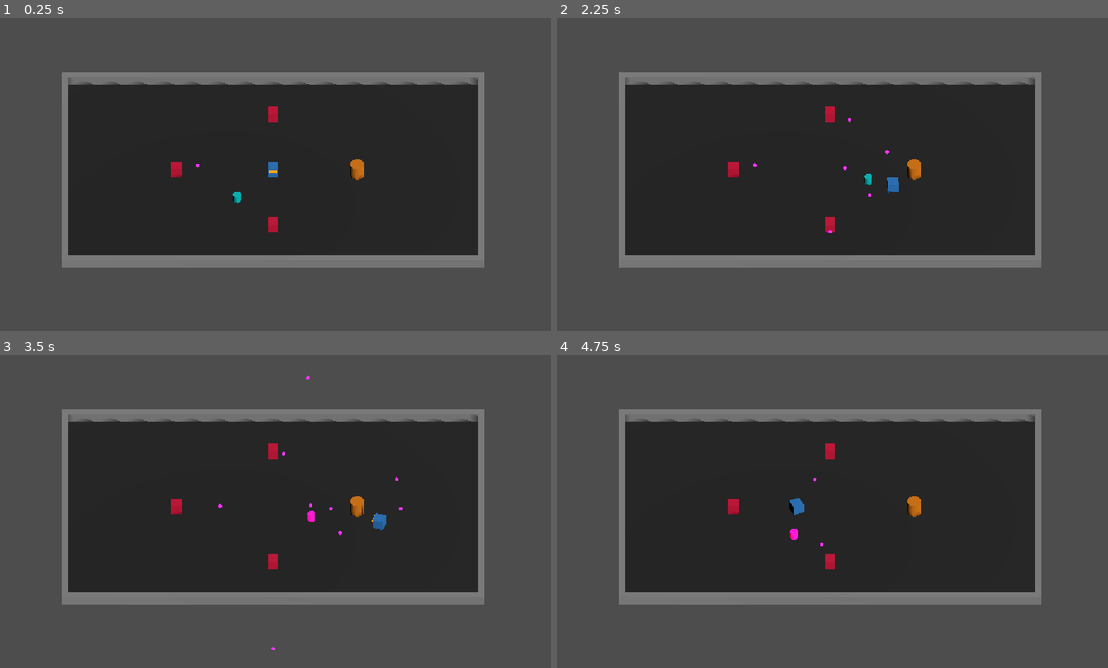
Above: before the commit, frames 1-4 (two rows, left to right).
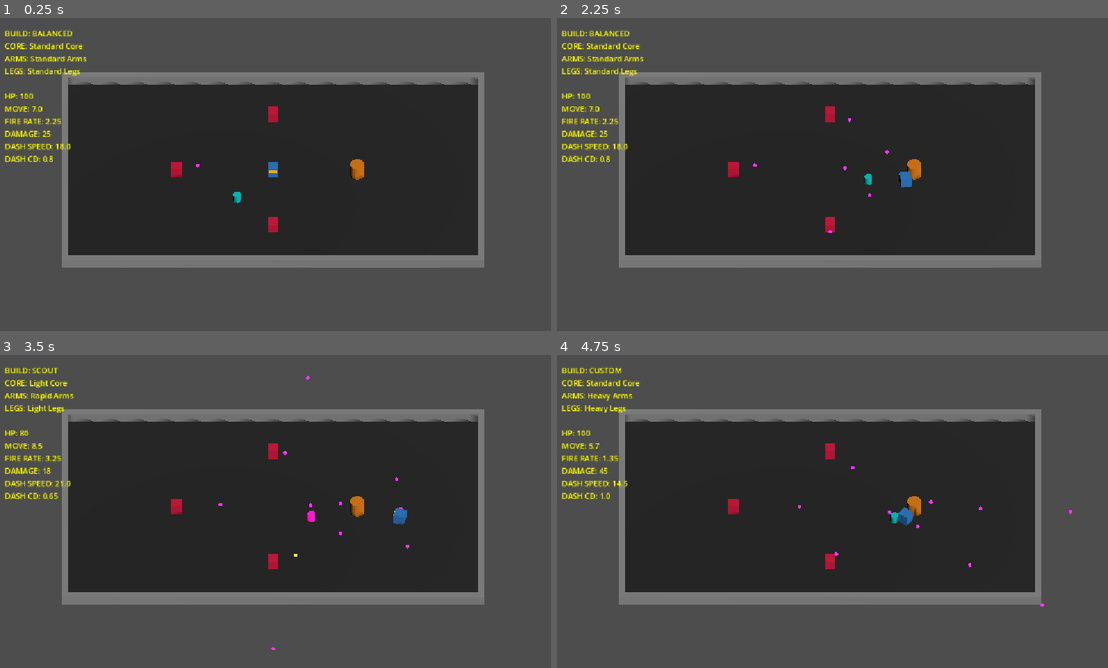
Above: after the commit, the same moments.

Repository: zwordup-sudo/BotArena
Game: Godot game, scene res://scenes/main_3d.tscn
Same seed, same stepped clock (60 frames per second), same inputs: the game is played once before the commit and once after it. The project has no main scene, so this scene is started directly.
Inputs (mouse positions are in pixels of both pictures, inside the frame that each line leads up to):
- Up to frame 1 (0.25 s): no input
- Up to frame 2 (2.25 s): tap Enter at 0.5 s; move the mouse to (953, 158) at 0.52 s; press the mouse at (953, 158) at 0.53 s; hold D (move_right) 0.53-1.25 s; tap Space (dash) at 0.8, 2 s; release the mouse at (953, 158) at 1.25 s; drag from (716, 190) to (804, 237) at 1.27 s; move the mouse to (887, 105) at 2.02 s; hold D (move_right) from 2.03 s (still down); tap 1 at 2.1 s
- Up to frame 3 (3.5 s): tap 2 at 2.3 s; release D (move_right) at 2.75 s; drag from (247, 574) to (104, 464) at 2.77 s
- Up to frame 4 (4.75 s): move the mouse to (997, 558) at 3.52 s; hold A (move_left) 3.53-4.25 s; tap 3 at 3.6 s; tap 4 at 3.8 s; drag from (661, 464) to (744, 433) at 4.27 s

The runs differ from the first frame. In frame 1, 1.3% of the frame differs, in the area x 0-16%, y 3-46%; in frame 2, 1.5%; in frame 3, 1.4%; in frame 4, 1.6%, in the area x 0-94%, y 3-81%.

Commit message:
feat: add hybrid modular bot builds

Diff:
--- /dev/null
+++ b/resources/builds/balanced_build.tres
@@ -0,0 +1,12 @@
+[gd_resource type="Resource" script_class="BotBuild" load_steps=5 format=3]
+
+[ext_resource type="Resource" path="res://resources/parts/core/standard_core.tres" id="1_core"]
+[ext_resource type="Resource" path="res://resources/parts/arms/standard_arms.tres" id="2_arms"]
+[ext_resource type="Resource" path="res://resources/parts/legs/standard_legs.tres" id="3_legs"]
+[ext_resource type="Script" path="res://scripts/data/bot_build.gd" id="4_botbuild"]
+
+[resource]
+script = ExtResource("4_botbuild")
+core = ExtResource("1_core")
+arms = ExtResource("2_arms")
+legs = ExtResource("3_legs")
--- /dev/null
+++ b/resources/builds/heavy_build.tres
@@ -0,0 +1,12 @@
+[gd_resource type="Resource" script_class="BotBuild" load_steps=5 format=3]
+
+[ext_resource type="Resource" path="res://resources/parts/core/heavy_core.tres" id="1_core"]
+[ext_resource type="Resource" path="res://resources/parts/arms/heavy_arms.tres" id="2_arms"]
+[ext_resource type="Resource" path="res://resources/parts/legs/heavy_legs.tres" id="3_legs"]
+[ext_resource type="Script" path="res://scripts/data/bot_build.gd" id="4_botbuild"]
+
+[resource]
+script = ExtResource("4_botbuild")
+core = ExtResource("1_core")
+arms = ExtResource("2_arms")
+legs = ExtResource("3_legs")
--- /dev/null
+++ b/resources/builds/scout_build.tres
@@ -0,0 +1,12 @@
+[gd_resource type="Resource" script_class="BotBuild" load_steps=5 format=3]
+
+[ext_resource type="Resource" path="res://resources/parts/core/light_core.tres" id="1_core"]
+[ext_resource type="Resource" path="res://resources/parts/arms/rapid_arms.tres" id="2_arms"]
+[ext_resource type="Resource" path="res://resources/parts/legs/light_legs.tres" id="3_legs"]
+[ext_resource type="Script" path="res://scripts/data/bot_build.gd" id="4_botbuild"]
+
+[resource]
+script = ExtResource("4_botbuild")
+core = ExtResource("1_core")
+arms = ExtResource("2_arms")
+legs = ExtResource("3_legs")
--- /dev/null
+++ b/resources/builds/standard_bot_build.tres
@@ -0,0 +1,12 @@
+[gd_resource type="Resource" script_class="BotBuild" load_steps=5 format=3]
+
+[ext_resource type="Resource" path="res://resources/parts/core/standard_core.tres" id="1_core"]
+[ext_resource type="Resource" path="res://resources/parts/arms/standard_arms.tres" id="2_arms"]
+[ext_resource type="Resource" path="res://resources/parts/legs/standard_legs.tres" id="3_legs"]
+[ext_resource type="Script" path="res://scripts/data/bot_build.gd" id="4_botbuild"]
+
+[resource]
+script = ExtResource("4_botbuild")
+core = ExtResource("1_core")
+arms = ExtResource("2_arms")
+legs = ExtResource("3_legs")
--- /dev/null
+++ b/resources/parts/arms/heavy_arms.tres
@@ -0,0 +1,17 @@
+[gd_resource type="Resource" script_class="PartData" load_steps=2 format=3]
+
+[ext_resource type="Script" path="res://scripts/data/part_data.gd" id="1_partdata"]
+
+[resource]
+script = ExtResource("1_partdata")
+id = "heavy_arms"
+display_name = "Heavy Arms"
+slot = 1
+system = "Standard"
+max_health = 0.0
+fire_rate = 1.35
+projectile_damage = 45.0
+movement_speed = 0.0
+dash_speed = 0.0
+dash_duration = 0.0
+dash_cooldown = 0.0
--- /dev/null
+++ b/resources/parts/arms/rapid_arms.tres
@@ -0,0 +1,17 @@
+[gd_resource type="Resource" script_class="PartData" load_steps=2 format=3]
+
+[ext_resource type="Script" path="res://scripts/data/part_data.gd" id="1_partdata"]
+
+[resource]
+script = ExtResource("1_partdata")
+id = "rapid_arms"
+display_name = "Rapid Arms"
+slot = 1
+system = "Standard"
+max_health = 0.0
+fire_rate = 3.25
+projectile_damage = 18.0
+movement_speed = 0.0
+dash_speed = 0.0
+dash_duration = 0.0
+dash_cooldown = 0.0
--- /dev/null
+++ b/resources/parts/arms/standard_arms.tres
@@ -0,0 +1,17 @@
+[gd_resource type="Resource" script_class="PartData" load_steps=2 format=3]
+
+[ext_resource type="Script" path="res://scripts/data/part_data.gd" id="1_partdata"]
+
+[resource]
+script = ExtResource("1_partdata")
+id = "standard_arms"
+display_name = "Standard Arms"
+slot = 1
+system = "Standard"
+max_health = 0.0
+fire_rate = 2.25
+projectile_damage = 25.0
+movement_speed = 0.0
+dash_speed = 0.0
+dash_duration = 0.0
+dash_cooldown = 0.0
--- /dev/null
+++ b/resources/parts/core/heavy_core.tres
@@ -0,0 +1,17 @@
+[gd_resource type="Resource" script_class="PartData" load_steps=2 format=3]
+
+[ext_resource type="Script" path="res://scripts/data/part_data.gd" id="1_partdata"]
+
+[resource]
+script = ExtResource("1_partdata")
+id = "heavy_core"
+display_name = "Heavy Core"
+slot = 0
+system = "Standard"
+max_health = 140.0
+fire_rate = 0.0
+projectile_damage = 0.0
+movement_speed = 0.0
+dash_speed = 0.0
+dash_duration = 0.0
+dash_cooldown = 0.0
--- /dev/null
+++ b/resources/parts/core/light_core.tres
@@ -0,0 +1,17 @@
+[gd_resource type="Resource" script_class="PartData" load_steps=2 format=3]
+
+[ext_resource type="Script" path="res://scripts/data/part_data.gd" id="1_partdata"]
+
+[resource]
+script = ExtResource("1_partdata")
+id = "light_core"
+display_name = "Light Core"
+slot = 0
+system = "Standard"
+max_health = 80.0
+fire_rate = 0.0
+projectile_damage = 0.0
+movement_speed = 0.0
+dash_speed = 0.0
+dash_duration = 0.0
+dash_cooldown = 0.0
--- /dev/null
+++ b/resources/parts/core/standard_core.tres
@@ -0,0 +1,17 @@
+[gd_resource type="Resource" script_class="PartData" load_steps=2 format=3]
+
+[ext_resource type="Script" path="res://scripts/data/part_data.gd" id="1_partdata"]
+
+[resource]
+script = ExtResource("1_partdata")
+id = "standard_core"
+display_name = "Standard Core"
+slot = 0
+system = "Standard"
+max_health = 100.0
+fire_rate = 0.0
+projectile_damage = 0.0
+movement_speed = 0.0
+dash_speed = 0.0
+dash_duration = 0.0
+dash_cooldown = 0.0
--- /dev/null
+++ b/resources/parts/legs/heavy_legs.tres
@@ -0,0 +1,17 @@
+[gd_resource type="Resource" script_class="PartData" load_steps=2 format=3]
+
+[ext_resource type="Script" path="res://scripts/data/part_data.gd" id="1_partdata"]
+
+[resource]
+script = ExtResource("1_partdata")
+id = "heavy_legs"
+display_name = "Heavy Legs"
+slot = 2
+system = "Standard"
+max_health = 0.0
+fire_rate = 0.0
+projectile_damage = 0.0
+movement_speed = 5.7
+dash_speed = 14.5
+dash_duration = 0.14
+dash_cooldown = 1.00
--- /dev/null
+++ b/resources/parts/legs/light_legs.tres
@@ -0,0 +1,17 @@
+[gd_resource type="Resource" script_class="PartData" load_steps=2 format=3]
+
+[ext_resource type="Script" path="res://scripts/data/part_data.gd" id="1_partdata"]
+
+[resource]
+script = ExtResource("1_partdata")
+id = "light_legs"
+display_name = "Light Legs"
+slot = 2
+system = "Standard"
+max_health = 0.0
+fire_rate = 0.0
+projectile_damage = 0.0
+movement_speed = 8.5
+dash_speed = 21.0
+dash_duration = 0.14
+dash_cooldown = 0.65
--- /dev/null
+++ b/resources/parts/legs/standard_legs.tres
@@ -0,0 +1,17 @@
+[gd_resource type="Resource" script_class="PartData" load_steps=2 format=3]
+
+[ext_resource type="Script" path="res://scripts/data/part_data.gd" id="1_partdata"]
+
+[resource]
+script = ExtResource("1_partdata")
+id = "standard_legs"
+display_name = "Standard Legs"
+slot = 2
+system = "Standard"
+max_health = 0.0
+fire_rate = 0.0
+projectile_damage = 0.0
+movement_speed = 7.0
+dash_speed = 18.0
+dash_duration = 0.14
+dash_cooldown = 0.80
--- a/scenes/main_3d.tscn
+++ b/scenes/main_3d.tscn
@@ -4,6 +4,7 @@
 [ext_resource type="PackedScene" path="res://scenes/target_dummy_3d.tscn" id="2_dummy3d"]
 [ext_resource type="PackedScene" path="res://scenes/enemy_shooter_3d.tscn" id="3_shooter3d"]
 [ext_resource type="PackedScene" path="res://scenes/enemy_charger_3d.tscn" id="4_charger3d"]
+[ext_resource type="Resource" path="res://resources/builds/balanced_build.tres" id="5_botbuild"]
 
 [sub_resource type="StandardMaterial3D" id="StandardMaterial3D_floor"]
 albedo_color = Color(0.12, 0.12, 0.12, 1)
@@ -131,6 +132,7 @@
 [node name="Player3D" type="CharacterBody3D" parent="Arena3D"]
 transform = Transform3D(1, 0, 0, 0, 1, 0, 0, 0, 1, 0, 0.6, 0)
 script = ExtResource("1_player3d")
+bot_build = ExtResource("5_botbuild")
 
 [node name="CollisionShape3D" type="CollisionShape3D" parent="Arena3D/Player3D"]
 shape = SubResource("BoxShape3D_player")
@@ -155,3 +157,13 @@
 transform = Transform3D(1, 0, 0, 0, 0.707107, 0.707107, 0, -0.707107, 0.707107, 0, 17.0, 17.0)
 projection = 1
 size = 26.0
+
+[node name="CanvasLayer" type="CanvasLayer" parent="."]
+
+[node name="DebugLabel" type="Label" parent="CanvasLayer"]
+offset_left = 20.0
+offset_top = 20.0
+offset_right = 250.0
+offset_bottom = 50.0
+theme_override_colors/font_color = Color(1, 1, 0, 1)
+text = "BUILD: BALANCED"
--- /dev/null
+++ b/scripts/data/bot_build.gd
@@ -0,0 +1,31 @@
+extends Resource
+
+@export var core: Resource:
+	set(val):
+		if val and val.get("slot") != 0: # 0 is Slot.CORE
+			push_error("BotBuild validation error: Attempted to assign non-CORE part to core slot.")
+			return
+		core = val
+
+@export var arms: Resource:
+	set(val):
+		if val and val.get("slot") != 1: # 1 is Slot.ARMS
+			push_error("BotBuild validation error: Attempted to assign non-ARMS part to arms slot.")
+			return
+		arms = val
+
+@export var legs: Resource:
+	set(val):
+		if val and val.get("slot") != 2: # 2 is Slot.LEGS
+			push_error("BotBuild validation error: Attempted to assign non-LEGS part to legs slot.")
+			return
+		legs = val
+
+func validate_build() -> bool:
+	if core and core.get("slot") != 0:
+		return false
+	if arms and arms.get("slot") != 1:
+		return false
+	if legs and legs.get("slot") != 2:
+		return false
+	return true
--- /dev/null
+++ b/scripts/data/part_data.gd
@@ -0,0 +1,22 @@
+class_name PartData
+extends Resource
+
+enum Slot { CORE, ARMS, LEGS }
+
+@export var id: String = ""
+@export var display_name: String = ""
+@export var slot: Slot = Slot.CORE
+@export var system: String = ""
+
+# Core Stats
+@export var max_health: float = 0.0
+
+# Arms Stats
+@export var fire_rate: float = 0.0
+@export var projectile_damage: float = 0.0
+
+# Legs Stats
+@export var movement_speed: float = 0.0
+@export var dash_speed: float = 0.0
+@export var dash_duration: float = 0.0
+@export var dash_cooldown: float = 0.0
--- a/scripts/player_3d.gd
+++ b/scripts/player_3d.gd
@@ -1,20 +1,49 @@
 extends CharacterBody3D
 
-@export var max_health: float = 100.0
+@export var bot_build: Resource
+
+# Effective gameplay statistics derived from BotBuild
+var max_health: float = 100.0
+var speed: float = 7.0
+var fire_rate: float = 2.25
+var projectile_damage: float = 25.0
+
+var dash_speed: float = 18.0
+var dash_duration: float = 0.14
+var dash_cooldown: float = 0.80
+
 @onready var current_health: float = max_health
-
-@export var speed: float = 7.0
-@export var fire_rate: float = 2.25
-
-@export var dash_speed: float = 18.0
-@export var dash_duration: float = 0.14
-@export var dash_cooldown: float = 0.80
-
 @onready var aim_pivot: Node3D = $AimPivot
 @onready var muzzle: Node3D = $AimPivot/Muzzle
 
 # Preload the projectile scene
 const PROJECTILE_SCENE = preload("res://scenes/projectile_3d.tscn")
+
+# Preload build test presets
+const BALANCED_BUILD = preload("res://resources/builds/balanced_build.tres")
+const SCOUT_BUILD = preload("res://resources/builds/scout_build.tres")
+const HEAVY_BUILD = preload("res://resources/builds/heavy_build.tres")
+
+# Preload individual part resources for hybrid cycling
+const STANDARD_CORE = preload("res://resources/parts/core/standard_core.tres")
+const LIGHT_CORE = preload("res://resources/parts/core/light_core.tres")
+const HEAVY_CORE = preload("res://resources/parts/core/heavy_core.tres")
+
+const STANDARD_ARMS = preload("res://resources/parts/arms/standard_arms.tres")
+const RAPID_ARMS = preload("res://resources/parts/arms/rapid_arms.tres")
+const HEAVY_ARMS = preload("res://resources/parts/arms/heavy_arms.tres")
+
+const STANDARD_LEGS = preload("res://resources/parts/legs/standard_legs.tres")
+const LIGHT_LEGS = preload("res://resources/parts/legs/light_legs.tres")
+const HEAVY_LEGS = preload("res://resources/parts/legs/heavy_legs.tres")
+
+@onready var core_list = [STANDARD_CORE, LIGHT_CORE, HEAVY_CORE]
+@onready var arms_list = [STANDARD_ARMS, RAPID_ARMS, HEAVY_ARMS]
+@onready var legs_list = [STANDARD_LEGS, LIGHT_LEGS, HEAVY_LEGS]
+
+var core_idx: int = 0
+var arms_idx: int = 0
+var legs_idx: int = 0
 
 var fire_cooldown_timer: float = 0.0
 
@@ -22,6 +51,105 @@
 var dash_timer: float = 0.0
 var dash_cooldown_timer: float = 0.0
 var dash_direction: Vector3 = Vector3.ZERO
+
+func _ready() -> void:
+	if not bot_build:
+		bot_build = BALANCED_BUILD
+	recalculate_stats()
+	current_health = max_health
+
+	# Trigger initial console print & debug UI update
+	apply_build(bot_build, "BALANCED")
+
+func recalculate_stats() -> void:
+	if bot_build:
+		if bot_build.core:
+			max_health = bot_build.core.max_health
+		if bot_build.arms:
+			fire_rate = bot_build.arms.fire_rate
+			projectile_damage = bot_build.arms.projectile_damage
+		if bot_build.legs:
+			speed = bot_build.legs.movement_speed
+			dash_speed = bot_build.legs.dash_speed
+			dash_duration = bot_build.legs.dash_duration
+			dash_cooldown = bot_build.legs.dash_cooldown
+
+func apply_build(new_build: Resource, build_name: String) -> void:
+	bot_build = new_build
+	recalculate_stats()
+	current_health = max_health
+
+	# Update index track if we loaded a preset directly
+	if build_name == "BALANCED":
+		core_idx = 0; arms_idx = 0; legs_idx = 0
+	elif build_name == "SCOUT":
+		core_idx = 1; arms_idx = 1; legs_idx = 1
+	elif build_name == "HEAVY":
+		core_idx = 2; arms_idx = 2; legs_idx = 2
+
+	# Reset cooldowns to prevent glitches
+	fire_cooldown_timer = 0.0
+	dash_cooldown_timer = 0.0
+	is_dashing = false
+
+	# Print stats to console output
+	var core_name = bot_build.core.display_name if (bot_build and bot_build.core) else "None"
+	var arms_name = bot_build.arms.display_name if (bot_build and bot_build.arms) else "None"
+	var legs_name = bot_build.legs.display_name if (bot_build and bot_build.legs) else "None"
+
+	print("\nBUILD: ", build_name)
+	print("CORE: ", core_name)
+	print("ARMS: ", arms_name)
+	print("LEGS: ", legs_name)
+	print("HP: ", int(max_health))
+	print("Movement: ", speed)
+	print("Fire rate: ", fire_rate)
+	print("Damage: ", int(projectile_damage))
+	print("Dash speed: ", dash_speed)
+	print("Dash cooldown: ", dash_cooldown)
+
+	# Update Canvas UI Label
+	var label = get_tree().current_scene.get_node_or_null("CanvasLayer/DebugLabel")
+	if label:
+		label.text = (
+			"BUILD: " + build_name + "\n" +
+			"CORE: " + core_name + "\n" +
+			"ARMS: " + arms_name + "\n" +
+			"LEGS: " + legs_name + "\n\n" +
+			"HP: " + str(int(max_health)) + "\n" +
+			"MOVE: " + str(speed) + "\n" +
+			"FIRE RATE: " + str(fire_rate) + "\n" +
+			"DAMAGE: " + str(int(projectile_damage)) + "\n" +
+			"DASH SPEED: " + str(dash_speed) + "\n" +
+			"DASH CD: " + str(dash_cooldown)
+		)
+
+func apply_custom_build() -> void:
+	# Instantiate standard BotBuild class dynamically to protect original resource files
+	var custom_build = load("res://scripts/data/bot_build.gd").new()
+	custom_build.core = core_list[core_idx]
+	custom_build.arms = arms_list[arms_idx]
+	custom_build.legs = legs_list[legs_idx]
+	apply_build(custom_build, "CUSTOM")
+
+func _unhandled_input(event: InputEvent) -> void:
+	if event is InputEventKey and event.pressed:
+		match event.keycode:
+			KEY_1:
+				apply_build(BALANCED_BUILD, "BALANCED")
+			KEY_2:
+				apply_build(SCOUT_BUILD, "SCOUT")
+			KEY_3:
+				apply_build(HEAVY_BUILD, "HEAVY")
+			KEY_4:
+				core_idx = (core_idx + 1) % core_list.size()
+				apply_custom_build()
+			KEY_5:
+				arms_idx = (arms_idx + 1) % arms_list.size()
+				apply_custom_build()
+			KEY_6:
+				legs_idx = (legs_idx + 1) % legs_list.size()
+				apply_custom_build()
 
 func _physics_process(delta: float) -> void:
 	# Update cooldown timers
@@ -98,9 +226,10 @@
 	if projectiles_node:
 		projectiles_node.add_child(proj)
 
-	# Set position using Muzzle's current global position
+	# Set position and dynamic projectile damage
 	proj.global_position = muzzle.global_position
 	proj.direction = aim_dir
+	proj.damage = projectile_damage
 
 func take_damage(amount: float) -> void:
 	current_health = clamp(current_health - amount, 0.0, max_health)
Not shown, added: scripts/data/bot_build.gd.uid
Not shown, added: scripts/data/part_data.gd.uid
